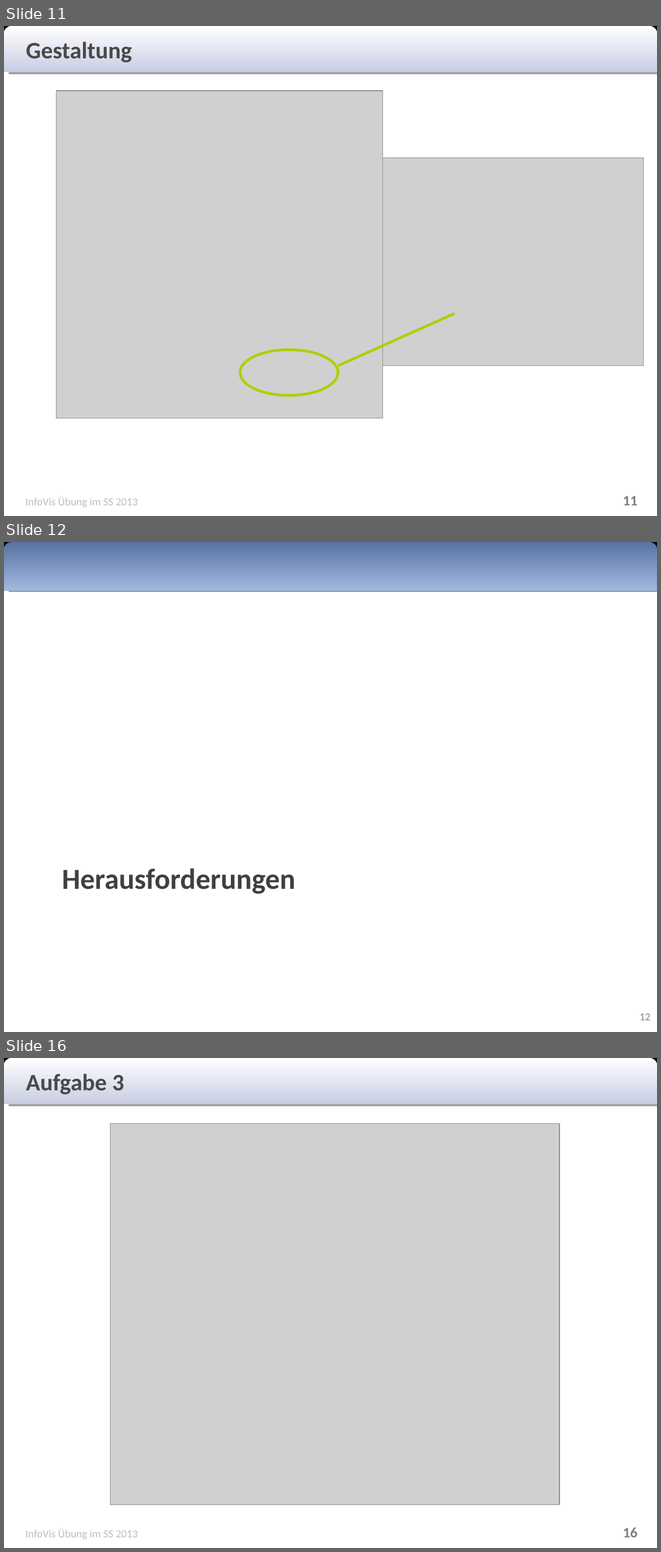
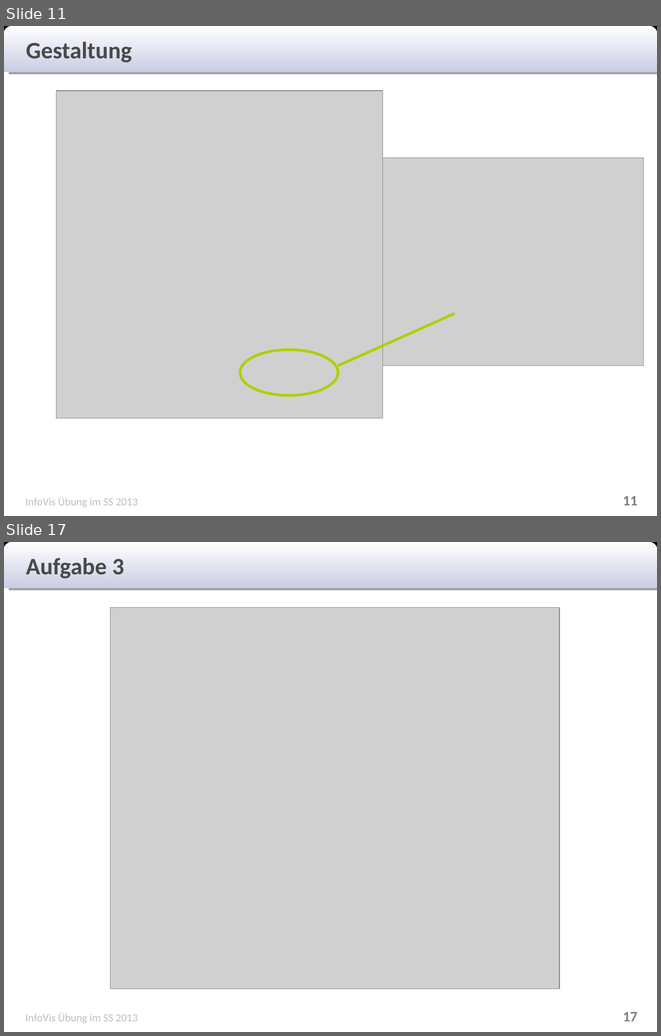
Before and after one commit to Rajikarubijua/bushumappu, a slide deck: presentation/zwischenpräsentation.odp. Shown one above the other, each under a label of ours: slides 11, 12 and 16 before the commit, slides 11 and 17 after it; the slides between them are not shown. The pictures are 661x1552 and 661x1036 pixels, drawn with LibreOffice and Linux fonts; fonts in the diff are those of the drawing; grey boxes stand for pictures. Boxes give left, top, right and bottom in pixels: in the first picture for what was removed or moved away, otherwise in the second. Text is boxed around its words. In the diff, an @@ line names an element or a change of style, - is before the commit and + after.

```diff
--- a/presentation/zwischenpräsentation.odp
+++ b/presentation/zwischenpräsentation.odp
@@ slide 12 removed at <box>4,542,657,1032</box>, background #FFFFFF @@
@@ rectangle removed at <box>4,542,657,591</box> @@
@@ freeform shape removed at <box>4,542,657,591</box> @@
@@ text removed at <box>62,868,295,894</box> @@
-Herausforderungen
@@ page number removed at <box>639,1013,651,1020</box> @@
-12
@@ what was slide 16 is now slide 17 @@
@@ page number at <box>623,1012,638,1021</box>: text changed @@
-16
+17
```
Also in this commit, not shown: 3 slides changed, 2 slides added.
